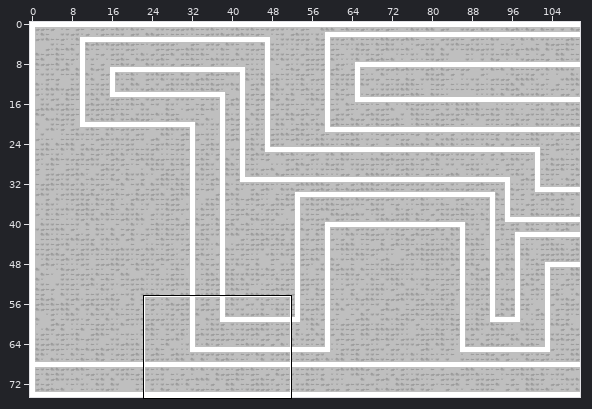
Tiled map, stored at android/assets/Dawgg.tmx. Above, an overview of the earlier version with the close-up marked.
Close-up. Before:
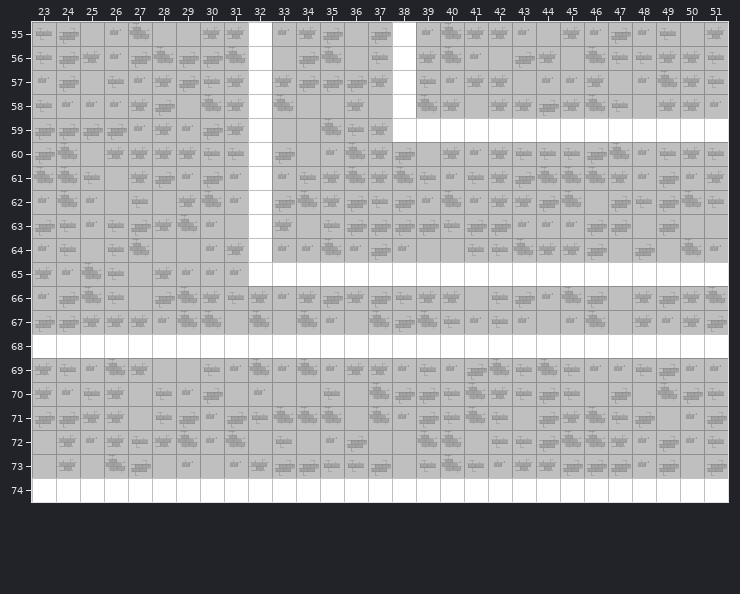
Cells are 64x64 px. Shown: x 23..51, y 55..74. The commit also changed other parts of the map, which this record leaves out.
After:
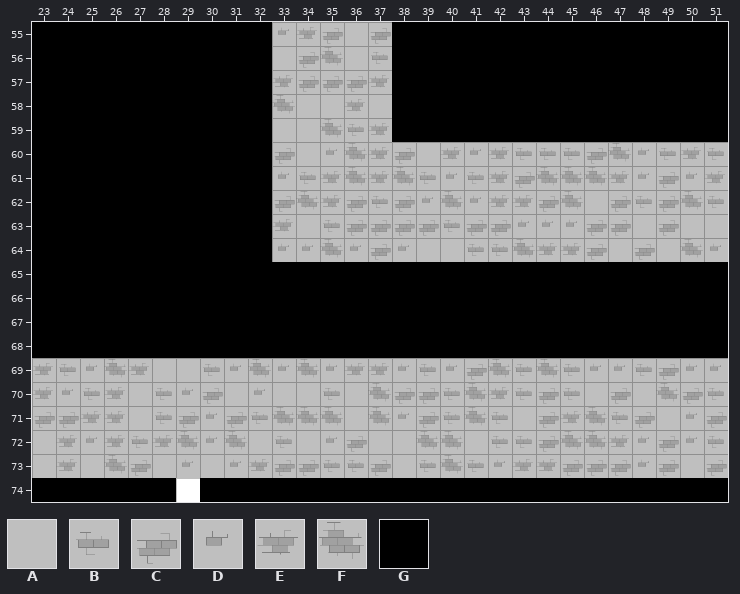
Key: from "Tiles": A 6, B 7, C 8, D 9, E 10, F 11, G 13.
_ is an empty cell.
Tiles of an added or newly shown layer are drawn over the layers below it.
What changed:
Layer "Light":
Tile A gives way to one hidden under a higher layer in row 55 at x 25, 28 to 29, 44 and 50; in row 56 at x 42 and 45; in row 57 at x 25, 43 and 47; in row 58 at x 29, 41 and 48; in row 60 at x 25; in row 61 at x 26.
Tile A gives way to one hidden under a higher layer in row 62 at x 26 and 28; in row 63 at x 31; in row 64 at x 25 and 28 to 29; in row 65 at x 27; in row 66 at x 27, 41 and 47; in row 67 at x 31, 33, 36, 44 and 47.
Tile B gives way to one hidden under a higher layer in row 55 at x 23 and 49; in row 56 at x 23, 47 to 48 and 51; in row 57 at x 26, 30, 39 and 51; in row 58 at x 23 and 47; in row 60 at x 30 to 31; in row 61 at x 25.
Tile B gives way to one hidden under a higher layer in row 62 at x 27; in rows 63 to 64 at x 24 and 26; in row 65 at x 26; in row 66 at x 26, 31, 38 and 42; in row 67 at x 40 and 42.
Tile C gives way to one hidden under a higher layer in row 55 at x 24 and 47; in row 56 at x 24, 27, 29 to 30 and 43; in row 57 at x 24 and 29; in row 58 at x 28 and 44; in row 59 at x 23 to 26 and 30; in row 60 at x 23.
Tile C gives way to one hidden under a higher layer in row 61 at x 28 and 30; in row 63 at x 23 and 27; in row 66 at x 24, 28, 35, 37, 43, 46 and 49; in row 67 at x 23 to 24, 38 and 51.
Tile D gives way to one hidden under a higher layer in row 55 at x 26, 39, 43, 46 and 48; in row 56 at x 26 and 41; in row 57 at x 23, 27, 40, 44 to 45 and 48; in row 58 at x 24 to 26 and 51; in row 59 at x 27 and 29; in row 61 at x 29 and 31.
Tile D gives way to one hidden under a higher layer in row 62 at x 23, 25 and 31; in row 63 at x 25 and 30; in row 64 at x 23 and 30; in row 65 at x 24 and 29 to 31; in row 66 at x 23, 33 and 44; in row 67 at x 28, 35, 41, 43, 45 and 49.
Tile E gives way to one hidden under a higher layer in row 55 at x 30 to 31, 41 to 42, 45 and 51; in row 56 at x 25, 39, 44 and 49 to 50; in row 57 at x 28, 31, 41 to 42, 46 and 50; in row 58 at x 27, 31, 40, 42 to 43, 45 and 49 to 50; in row 59 at x 28 and 31; in row 60 at x 26 to 29.
Tile E gives way to one hidden under a higher layer in row 61 at x 27; in row 62 at x 29; in row 63 at x 28; in row 64 at x 31; in row 65 at x 23 and 28; in row 66 at x 30, 32, 34, 36, 39 to 40, 48 and 50.
Tile E gives way to one hidden under a higher layer in row 67 at x 25 to 27, 48 and 50.
Tile F gives way to one hidden under a higher layer in row 55 at x 27 and 40; in row 56 at x 28, 31, 40 and 46; in row 57 at x 49; in row 58 at x 30, 39 and 46; in row 60 at x 24; in row 61 at x 23 to 24.
Tile F gives way to one hidden under a higher layer in row 62 at x 24 and 30; in row 63 at x 29; in row 64 at x 27; in row 65 at x 25; in row 66 at x 25, 29, 45 and 51; in row 67 at x 29 to 30, 32, 34, 37, 39 and 46.
Layer "Lines D" (now shown):
There is now tile G in rows 55 to 59 at x 23 to 32 and 38 to 51; in rows 60 to 64 at x 23 to 32; in rows 65 to 68 at x 23 to 51; in row 74 at x 23 to 28 and 30 to 51.
Boxes around the changes in both close-ups, in picture pixels (x1, y1, x2, y2):
changed: (32, 22, 728, 358)
added: (32, 478, 176, 502)
added: (200, 478, 728, 502)
